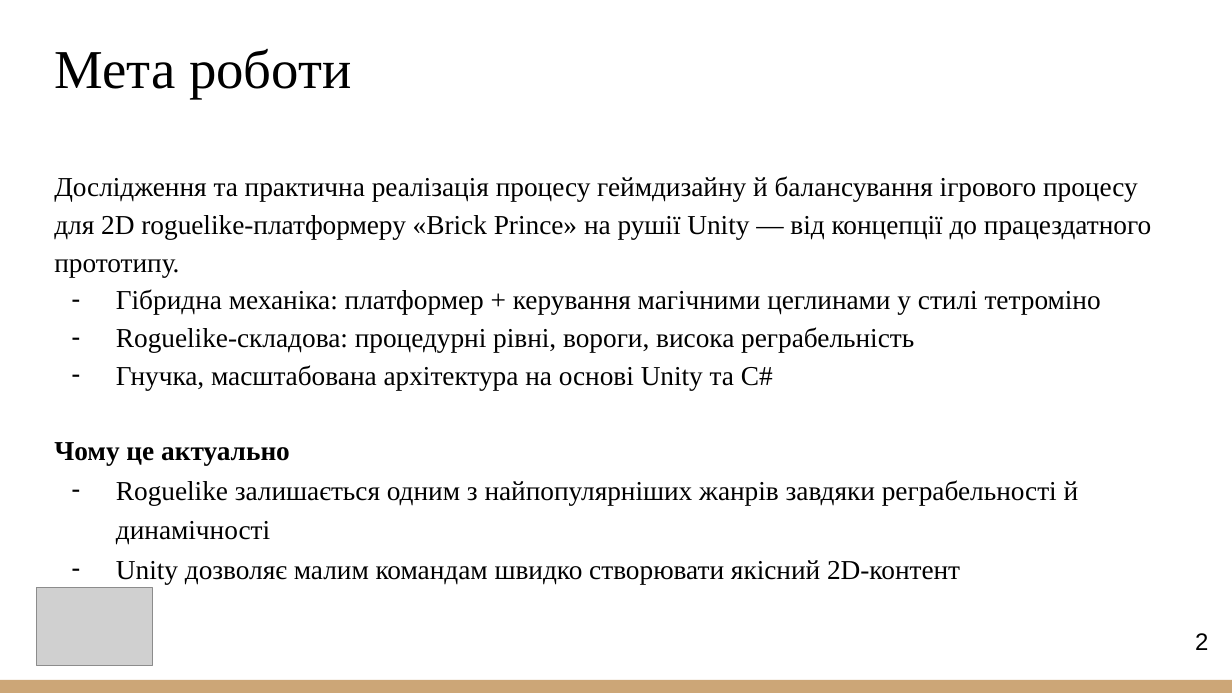
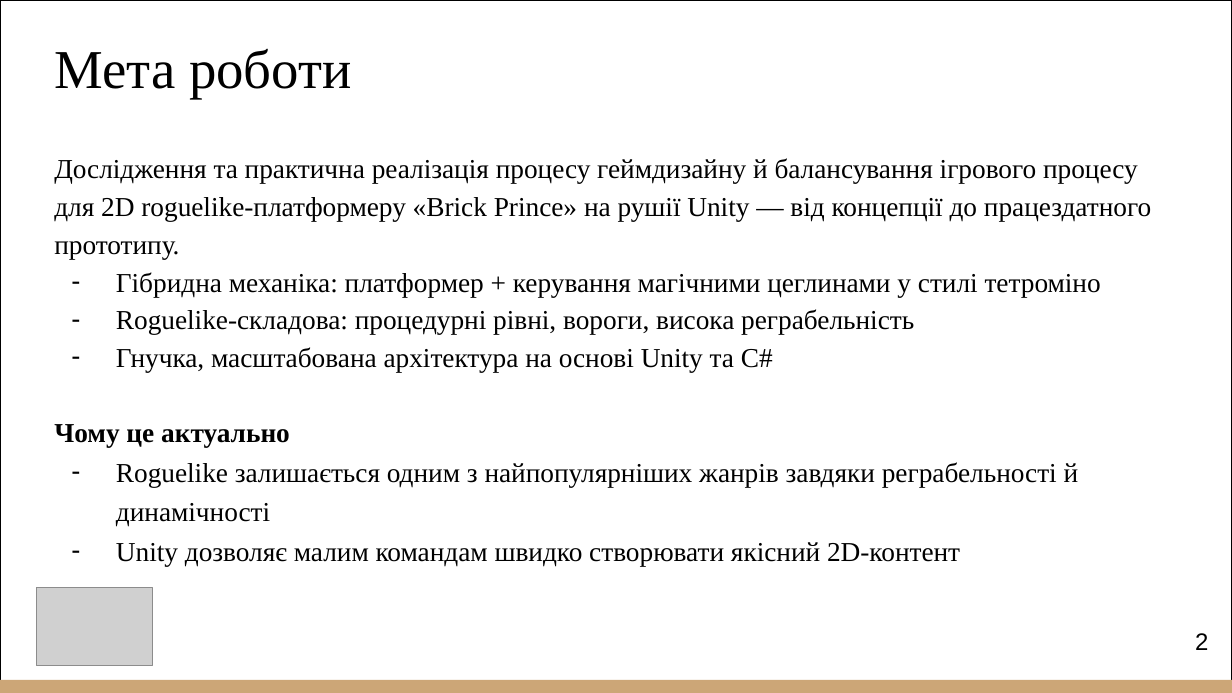
Before and after one commit to NureHertsevViacheslav/2026_B_PI_PZPI-22-4_Hertsev_V_A, a slide deck: slide 2 of 2026_Б_ПІ_ПЗПІ-22-4_Герцев_В_А.pptx. Drawn at 1232x693 pixels with LibreOffice and Linux fonts; fonts in the diff are those of the drawing; grey boxes stand for pictures. Boxes give left, top, right and bottom in pixels: in the first picture for what was removed or moved away, otherwise in the second. Text is boxed around its words. In the diff, an @@ line names an element or a change of style, - is before the commit and + after.

```diff
--- a/2026_Б_ПІ_ПЗПІ-22-4_Герцев_В_А.pptx
+++ b/2026_Б_ПІ_ПЗПІ-22-4_Герцев_В_А.pptx
@@ rectangle added at (x1=0, y1=0, x2=1232, y2=692), outline #000000 1 pt @@
@@ text "Дослідження та практична реалізація процесу ..." moved from (x1=42, y1=153, x2=1190, y2=578) to (x1=42, y1=134, x2=1190, y2=559) @@
```
Also in this commit, not shown: 11 other slides changed, 1 other file.
